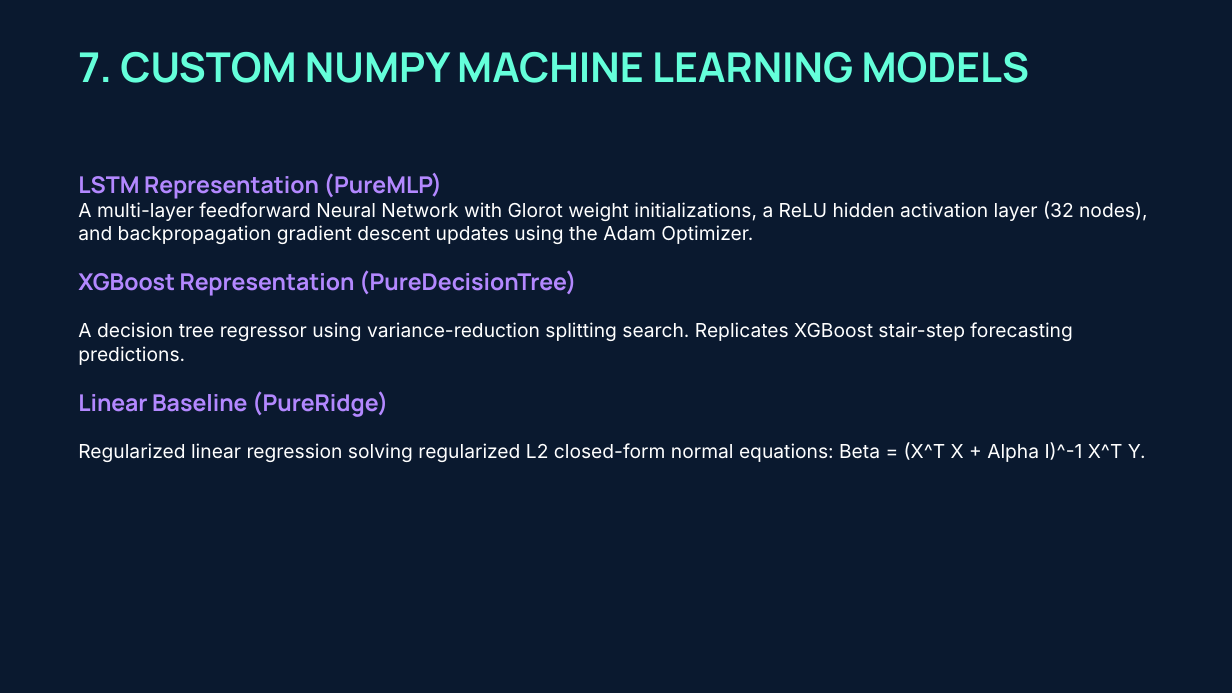
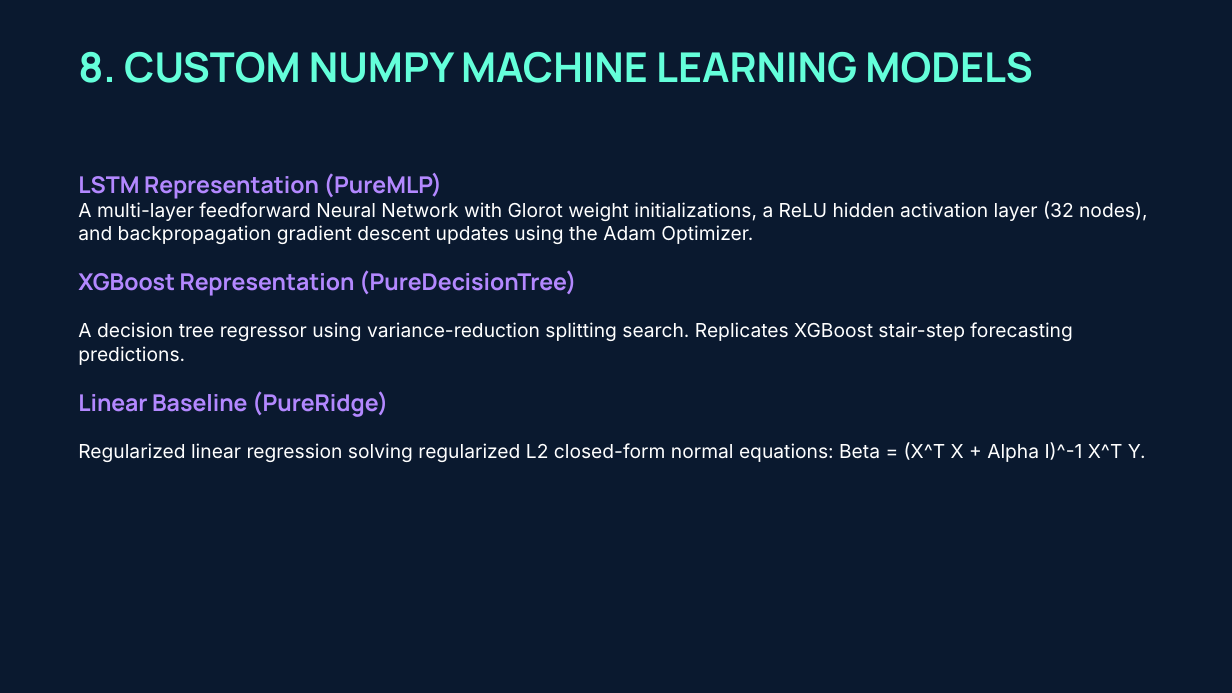
Before and after one commit to shikhasrivastava0574-afk/Smart-Grid-Sync, a slide deck: slide 9 of smart_grid_sync_final_presentation.pptx (slide 8 before the commit). Drawn at 1232x693 pixels with LibreOffice and Linux fonts; fonts in the diff are those of the drawing. Boxes give left, top, right and bottom in pixels: in the first picture for what was removed or moved away, otherwise in the second. Text is boxed around its words. In the diff, an @@ line names an element or a change of style, - is before the commit and + after.

```diff
--- a/smart_grid_sync_final_presentation.pptx
+++ b/smart_grid_sync_final_presentation.pptx
@@ text at (x1=78, y1=52, x2=1033, y2=83): text changed @@
-7. CUSTOM NUMPY MACHINE LEARNING MODELS
+8. CUSTOM NUMPY MACHINE LEARNING MODELS
```
Also in this commit, not shown: 3 other slides changed, 1 slide added, 1 other file.
